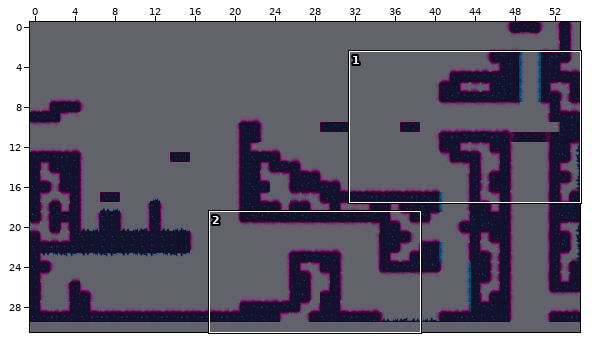
Level history. Tiled map: travail/scene_03.tmx. Above, an overview of the earlier version with the close-up marked.
Close-up. Before:
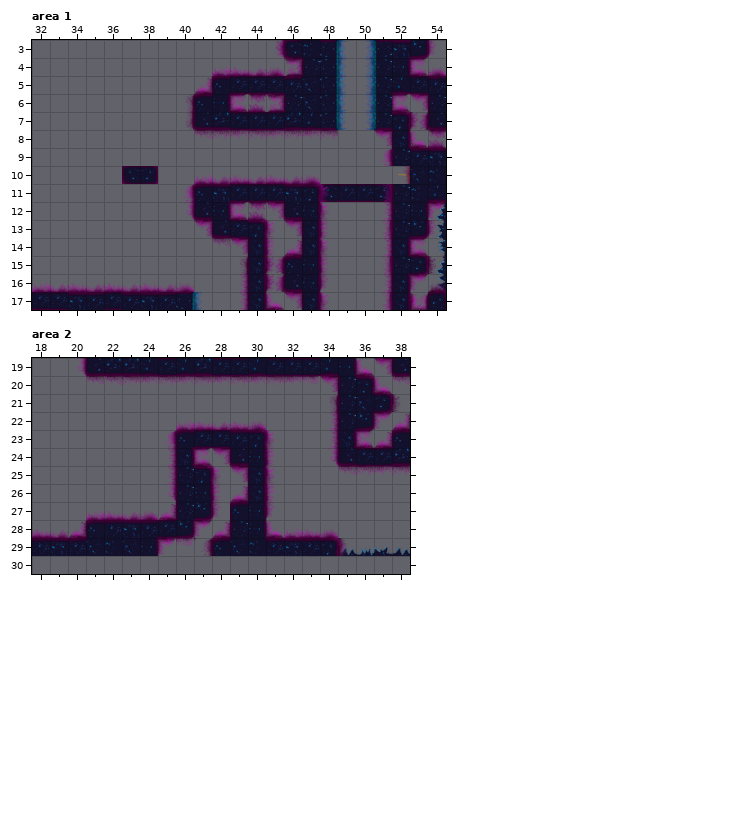
Cells are 64x64 px. Shown: area 1 x 32..54, y 3..17; area 2 x 18..38, y 19..30. The commit also changed other parts of the map, which this record leaves out. The old version is drawn lined up with the new one.
Now the later version:
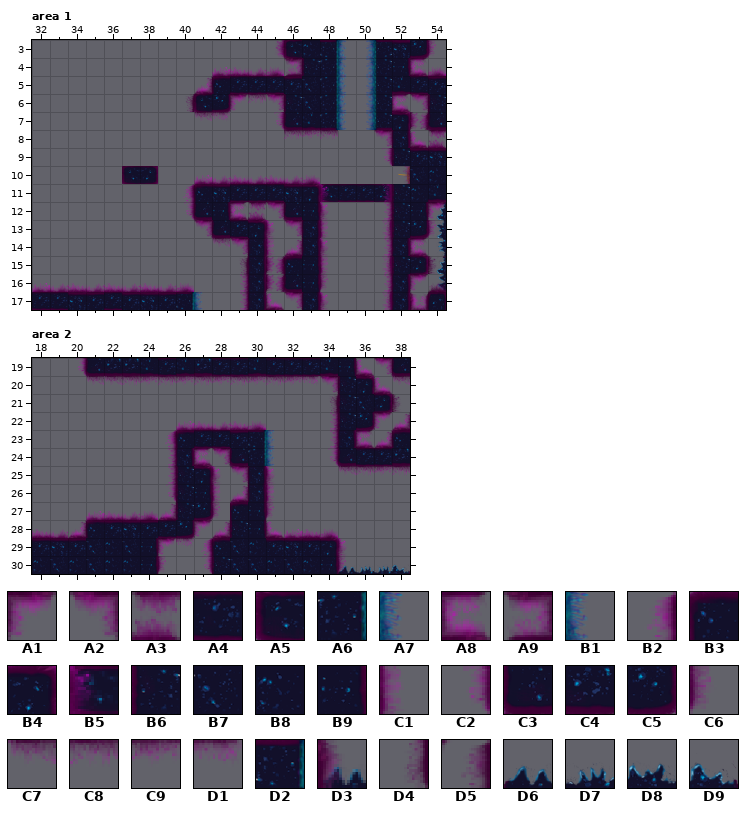
Key: from "place_holder_scene_02": A1 8, A2 9, A3 10, A4 19, A5 21, A6 29, A7 30, A8 41, A9 43, B1 64, B2 72, B3 73, B4 76, B5 77, B6 90, B7 91, B8 92, B9 93, C1 94, C2 106, C3 107, C4 108, C5 110, C6 111, C7 124, C8 125, C9 126, D1 127, D2 131, D3 140, D4 155, D5 174, D6 209, D7 210, D8 211, D9 212.
__ is an empty cell.
See-through tiles are keyed as they look on the map.
From old to new:
map size 55x30 -> 55x31 cells
Layer "ground_01_s3", area 1:
y 6: x 43..45 A8 A3 A9 -> A1 C8 A2
y 7: x 40..42 D4 __ __ -> __ C7 D1; x 45 __ -> C2
y 8: x 41..45 C7 C8 C9 C8 C9 -> __ __ __ __ __
y 9: x 51 B2 -> C2
Layer "ground_02_s3", area 1:
y 6: x 41..42 B3 B9 -> A5 C5
y 7: x 41..46 C3 C4 A4 A4 A4 C4 -> __ __ __ __ __ C3
Layer "wall_s3", area 2:
y 23: x 30 __ -> D2
y 24: x 30 __ -> A6
Layer "trap_s3", area 2:
y 29: x 35..38 D6 D7 D8 D6 -> __ __ __ __
y 30: x 35..38 __ __ __ __ -> D6 D7 D7 D9
Layer "ground_01_s3", area 2:
y 23: x 31 B5 -> A7
y 24: x 31 C1 -> B1
y 29: x 27 D5 -> B2; x 35 D3 -> B5
y 30: x 25 __ -> C6; x 27 __ -> C2; x 35 __ -> C6
Layer "ground_02_s3", area 2:
y 23: x 30 B4 -> __
y 24: x 30 B9 -> __
y 30: x 18..24 __ __ __ __ __ __ __ -> B8 B7 B8 B7 B8 B8 B9; x 28..34 __ __ __ __ __ __ __ -> B6 B7 B7 B8 B7 B8 B9
Where, in picture pixels (left, top, right, bottom), the same in both close-ups:
changed: (185, 94, 302, 140)
changed: (381, 148, 392, 166)
changed: (248, 430, 275, 466)
changed: (194, 538, 410, 574)
added: (32, 556, 166, 574)
